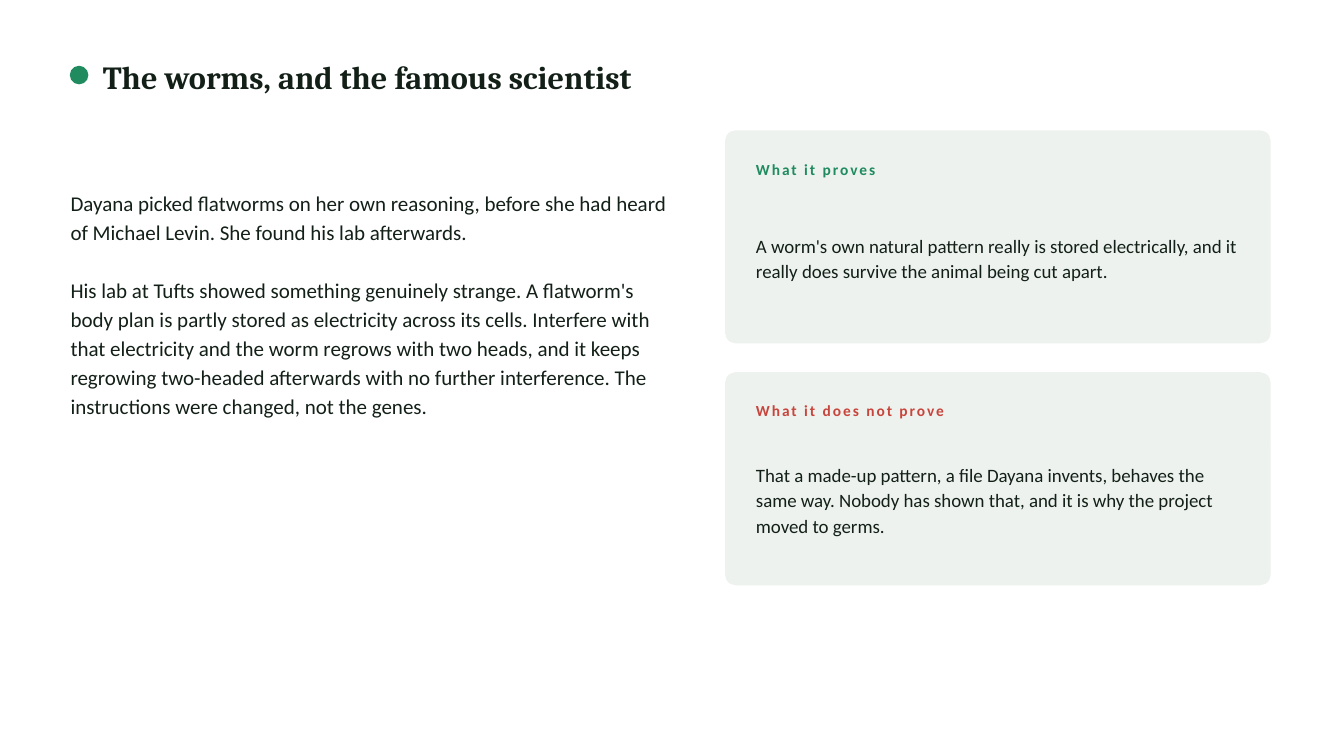
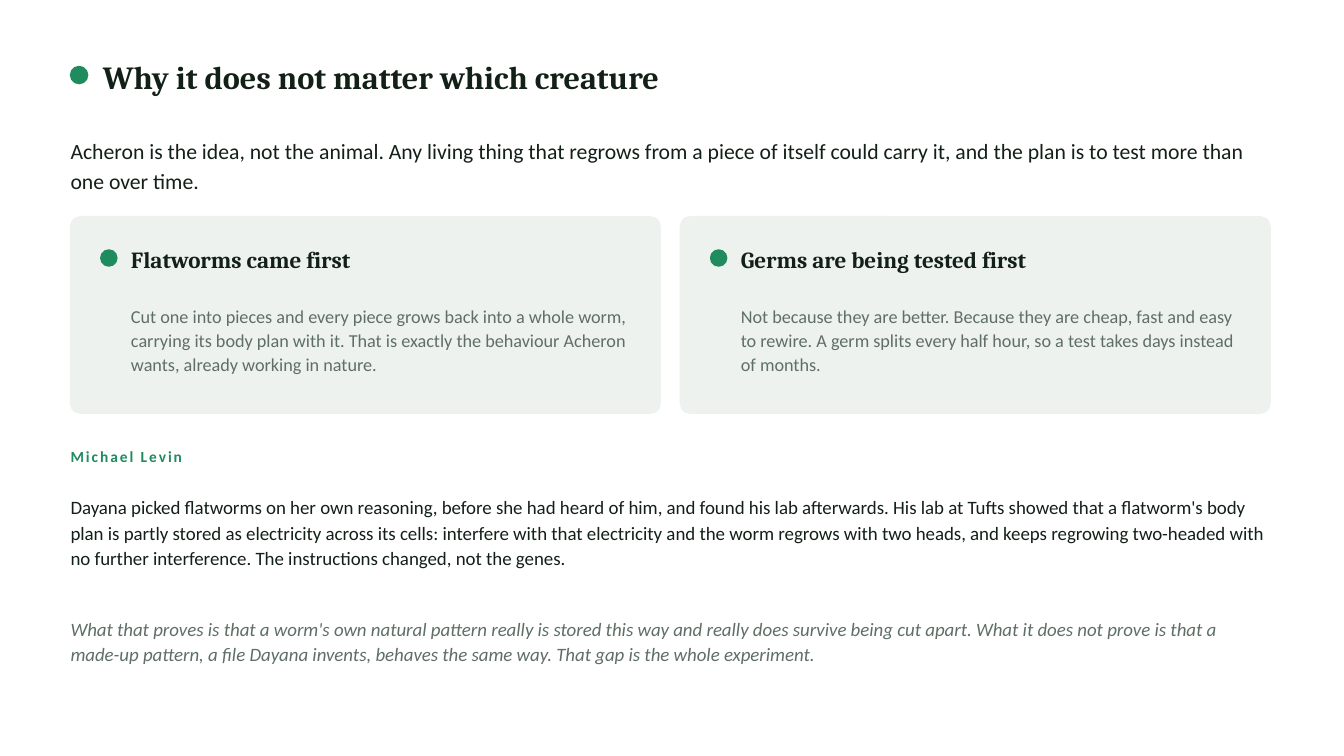
Before and after one commit to rewired89/Acheron, a slide deck: slide 9 of docs/pitch/Acheron_Plain_Explainer.pptx (slide 8 before the commit). Drawn at 1344x756 pixels with LibreOffice and Linux fonts; fonts in the diff are those of the drawing. Boxes give left, top, right and bottom in pixels: in the first picture for what was removed or moved away, otherwise in the second. Text is boxed around its words. In the diff, an @@ line names an element or a change of style, - is before the commit and + after.

```diff
--- a/docs/pitch/Acheron_Plain_Explainer.pptx
+++ b/docs/pitch/Acheron_Plain_Explainer.pptx
@@ text at [103, 66, 659, 96]: text changed @@
-The worms, and the famous scientist
+Why it does not matter which creature
@@ text added at [71, 144, 1243, 189], 15.5 pt, text #132018 @@
+Acheron is the idea, not the animal. Any living thing that regrows from a piece of itself could carry it, and the plan is to test more than one over time.
@@ text removed at [756, 164, 876, 178] @@
-What it proves
@@ rounded rectangle: place and size @@
-rounded rectangle at [726, 131, 1270, 343]
+rounded rectangle at [71, 217, 660, 413]
@@ rounded rectangle at [71, 217, 660, 413]: proportions changed @@
@@ rounded rectangle at [681, 217, 1270, 413]: proportions changed @@
@@ rounded rectangle: place and size @@
-rounded rectangle at [726, 373, 1270, 585]
+rounded rectangle at [681, 217, 1270, 413]
@@ ellipse added at [101, 250, 117, 266], fill #1F8B5F, outline #1F8B5F 1 pt @@
@@ text added at [131, 251, 350, 268], 16.5 pt, text #132018, bold @@
+Flatworms came first
@@ ellipse added at [711, 250, 727, 266], fill #1F8B5F, outline #1F8B5F 1 pt @@
@@ text added at [741, 251, 1026, 273], 16.5 pt, text #132018, bold @@
+Germs are being tested first
@@ text removed at [756, 240, 1237, 282] @@
-A worm's own natural pattern really is stored electrically, and it really does survive the animal being cut apart.
@@ text added at [131, 310, 626, 374], 13 pt, text #5F6F66 @@
+Cut one into pieces and every piece grows back into a whole worm, carrying its body plan with it. That is exactly the behaviour Acheron wants, already working in nature.
@@ text added at [741, 310, 1234, 371], 13 pt, text #5F6F66 @@
+Not because they are better. Because they are cheap, fast and easy to rewire. A germ splits every half hour, so a test takes days instead of months.
@@ text removed at [756, 405, 944, 419] @@
-What it does not prove
@@ text added at [71, 451, 182, 462], 11 pt, text #1F8B5F, bold @@
+Michael Levin
@@ text removed at [756, 469, 1212, 537] @@
-That a made-up pattern, a file Dayana invents, behaves the same way. Nobody has shown that, and it is why the project moved to germs.
@@ text at [71, 501, 1264, 569]: text changed; size 15 to 13.5 pt @@
-Dayana picked flatworms on her own reasoning, before she had heard of Michael Levin. She found his lab afterwards.
-His lab at Tufts showed something genuinely strange. A flatworm's body plan is partly stored as electricity across its cells. Interfere with that electricity and the worm regrows with two heads, and it keeps regrowing two-headed afterwards with no further interference. The instructions were changed, not the genes.
+Dayana picked flatworms on her own reasoning, before she had heard of him, and found his lab afterwards. His lab at Tufts showed that a flatworm's body plan is partly stored as electricity across its cells: interfere with that electricity and the worm regrows with two heads, and keeps regrowing two-headed with no further interference. The instructions changed, not the genes.
@@ text added at [71, 623, 1217, 664], 13.5 pt, text #5F6F66, italic @@
+What that proves is that a worm's own natural pattern really is stored this way and really does survive being cut apart. What it does not prove is that a made-up pattern, a file Dayana invents, behaves the same way. That gap is the whole experiment.
```
Also in this commit, not shown: 6 other slides changed, 1 slide added, 2 other files.
